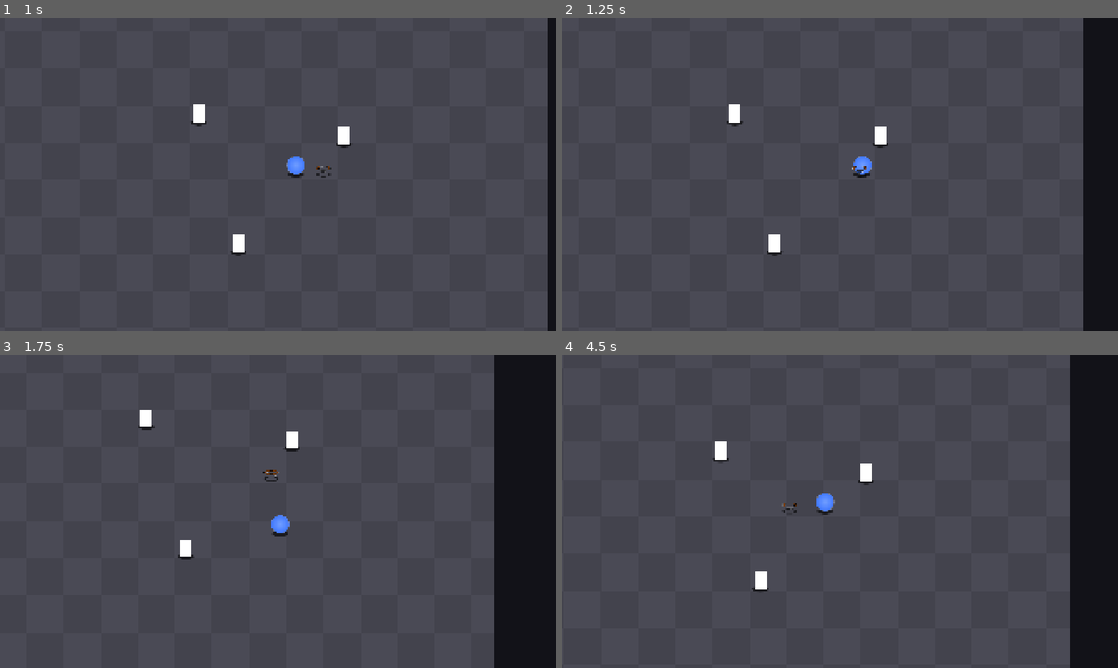
Above: before the commit, frames 1-4 (two rows, left to right).
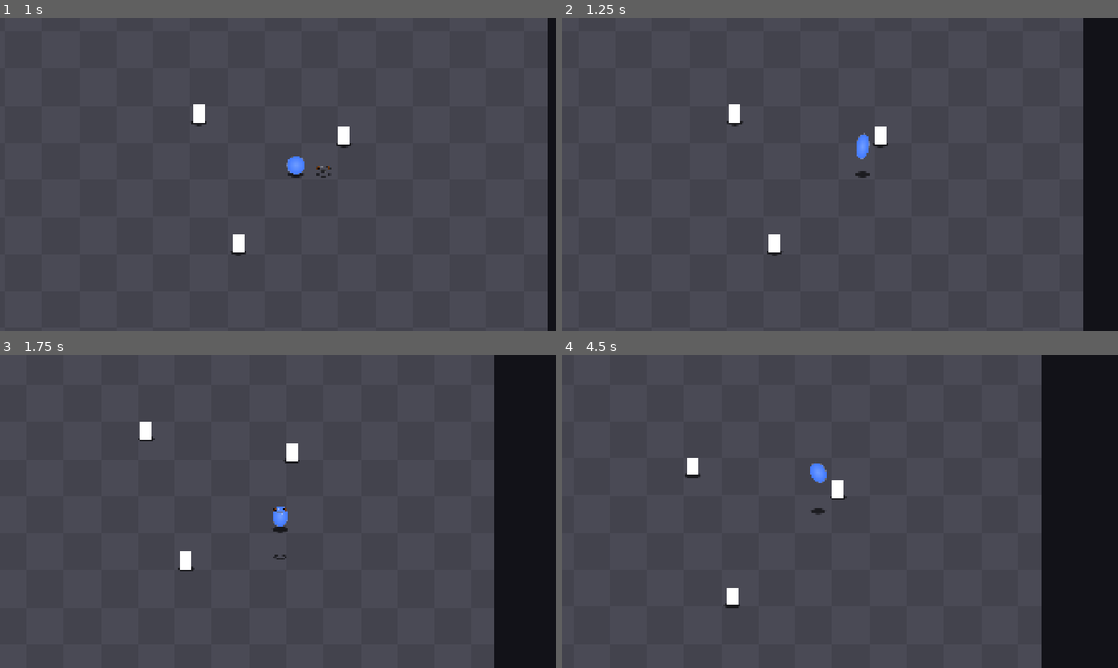
Above: after the commit, the same moments.

Repository: Lucarni-Lucas/entrega-boss-lucarni-lucas
Game: Godot game, scene res://scenes/arena.tscn
The game is run twice, just before and just after one commit, with the same random seed, the same clock (stepped at 60 frames per second) and the same inputs.
Inputs:
- Up to frame 1 (1 s): tap Enter at 0.5 s; hold D (mover_derecha) from 0.53 s (still down); tap Z (boomerang) at 0.6 s
- Up to frame 2 (1.25 s): keep holding D (mover_derecha)
- Up to frame 3 (1.75 s): release D (mover_derecha) at 1.28 s; hold S (mover_abajo) from 1.28 s (still down); tap Z (boomerang) at 1.35 s
- Up to frame 4 (4.5 s): release S (mover_abajo) at 2.03 s; hold D (mover_derecha) 2.03-2.78 s; tap X (dive) at 2.1 s; tap Z (boomerang) at 2.3, 3.05, 3.8, 4.35 s; hold W (mover_arriba) 2.78-3.53 s; tap Space (ground_pound) at 2.85 s; hold A (mover_izquierda) from 3.53 s (still down); tap C (slash) at 3.6 s

Frame 1 is identical in both runs. In frame 2, 0.3% of the frame differs, in the area x 52-56%, y 36-52%; in frame 3, 0.8%; in frame 4, 6.3%, in the area x 22-92%, y 0-100%.

Commit message:
verbos boo vault y ground boo jump implementados

Diff:
--- a/entrega-boss-lucarni-lucas/scenes/boomerang/boomerang.gd
+++ b/entrega-boss-lucarni-lucas/scenes/boomerang/boomerang.gd
@@ -18,18 +18,22 @@
 var _tiempo_flotando := 0.0
 var _duenio: Player
 var _angulo := 0.0
+var _rebotes := 0
+var _armado := false
 
 @onready var _sprite := $Sprite
 @onready var _shadow := $Shadow
 @onready var _chispas: GPUParticles2D = $Sprite/Chispas
 @onready var _destello: Sprite2D = $Sprite/Destello
 @onready var _destello2: Sprite2D = $Sprite/Destello2
+@onready var _detector: Area2D = $DetectorJugador
+
 
 func _ready() -> void:
 	body_entered.connect(_on_body_entered)
 
 
-func _on_body_entered(_body: Node2D) -> void:
+func _on_body_entered(cuerpo: Node2D) -> void:
 	if _fase == Fase.IDA:
 		_cambiar_fase(Fase.FLOTANDO)
 
@@ -67,6 +71,7 @@
 
 
 func _flotar(delta: float) -> void:
+	_revisar_rebote()
 	_tiempo_flotando += delta
 	if _tiempo_flotando >= params.boomerang_duracion:
 		_cambiar_fase(Fase.VUELTA)
@@ -89,3 +94,30 @@
 func _ubicar_destello(destello: Sprite2D, angulo: float) -> void:
 	destello.position = Vector2(cos(angulo), sin(angulo) * destello_achatado) * destello_radio
 	destello.z_index = -1 if sin(angulo) < 0.0 else 1
+
+
+func _revisar_rebote() -> void:
+	var cuerpos := _detector.get_overlapping_bodies()
+	if not _armado:
+		_armado = cuerpos.is_empty()
+		return
+	for cuerpo in cuerpos:
+		if cuerpo is Player and _puede_rebotar(cuerpo):
+			_rebotar_en(cuerpo)
+			return
+
+
+func _puede_rebotar(player: Player) -> bool:
+	return Altura.rangos_se_tocan(z, z + params.boomerang_alto, player.z, player.z + params.alto_cuerpo)
+
+
+func _rebotar_en(player: Player) -> void:
+	## Desde el suelo es un salto que además devuelve el boomerang a la mano.
+	if player.esta_en_suelo():
+		player.rebotar(params.fuerza_salto)
+		queue_free()
+		return
+	player.rebotar(params.vault_fuerza)
+	_rebotes += 1
+	if _rebotes >= params.boomerang_rebotes_max:
+		_cambiar_fase(Fase.VUELTA)
--- a/entrega-boss-lucarni-lucas/scenes/boomerang/boomerang.tscn
+++ b/entrega-boss-lucarni-lucas/scenes/boomerang/boomerang.tscn
@@ -5,7 +5,10 @@
 [ext_resource type="Script" uid="uid://0ou67viw842l" path="res://scenes/player/shadow.gd" id="2_38jis"]
 
 [sub_resource type="CircleShape2D" id="CircleShape2D_38jis"]
-radius = 13.0
+radius = 1.0
+
+[sub_resource type="CircleShape2D" id="CircleShape2D_xrivr"]
+radius = 25.0
 
 [sub_resource type="Gradient" id="Gradient_7jrsh"]
 interpolation_mode = 2
@@ -74,6 +77,13 @@
 [node name="CollisionShape2D" type="CollisionShape2D" parent="." unique_id=1453083831]
 shape = SubResource("CircleShape2D_38jis")
 
+[node name="DetectorJugador" type="Area2D" parent="." unique_id=224764182]
+collision_layer = 0
+collision_mask = 2
+
+[node name="CollisionShape2D" type="CollisionShape2D" parent="DetectorJugador" unique_id=1884126964]
+shape = SubResource("CircleShape2D_xrivr")
+
 [node name="Shadow" type="Sprite2D" parent="." unique_id=586589681]
 modulate = Color(0, 0, 0, 1)
 texture = SubResource("GradientTexture2D_tave6")
--- a/entrega-boss-lucarni-lucas/scenes/player/player.gd
+++ b/entrega-boss-lucarni-lucas/scenes/player/player.gd
@@ -2,6 +2,7 @@
 class_name Player
 
 signal aterrizo
+signal reboto
 
 enum Estado { EN_SUELO, EN_AIRE, DIVE, GROUND_POUND, VAULT, THROW }
 
@@ -29,6 +30,7 @@
 	aterrizo.connect(_on_aterrizo)
 	_ground_pound.anticipo.connect(_on_anticipo_gp)
 	_ground_pound.impacto.connect(_on_impacto_gp)
+	reboto.connect(_on_reboto)
 
 
 func _physics_process(delta: float) -> void:
@@ -57,6 +59,15 @@
 
 func aplicar_impulso_vertical(fuerza: float) -> void:
 	velocidad_z = fuerza
+
+
+func rebotar(fuerza: float) -> void:
+	if verbo_activo != null:
+		verbo_activo.cancelar(self)
+		verbo_activo = null
+	escala_gravedad = 1.0
+	aplicar_impulso_vertical(fuerza)
+	reboto.emit()
 
 
 func estado_actual() -> Estado:
@@ -115,3 +126,7 @@
 
 func _on_impacto_gp(_posicion: Vector2, _altura_inicial: float) -> void:
 	_sprite.deformar(params.anim_gp_impacto_escala, params.anim_gp_impacto_ida, params.anim_gp_impacto_vuelta)
+
+
+func _on_reboto() -> void:
+	_sprite.deformar(params.anim_rebote_escala, params.anim_rebote_ida, params.anim_rebote_vuelta)
--- a/entrega-boss-lucarni-lucas/scripts/player_params.gd
+++ b/entrega-boss-lucarni-lucas/scripts/player_params.gd
@@ -16,6 +16,10 @@
 @export var anim_gp_impacto_escala := Vector2(1.6, 0.55)
 @export_range(0, 0.5, 0.01, "suffix:s") var anim_gp_impacto_ida: float = 0.05
 @export_range(0, 1.2, 0.01, "suffix:s") var anim_gp_impacto_vuelta: float = 0.3
+#BOOVAULT
+@export var anim_rebote_escala := Vector2(0.7, 1.4)
+@export_range(0, 0.5, 0.01, "suffix:s") var anim_rebote_ida: float = 0.05
+@export_range(0, 0.5, 0.01, "suffix:s") var anim_rebote_vuelta: float = 0.2
 
 @export_group("Caminar")
 @export_range(0, 1000, 10, "suffix:px/s") var velocidad: float = 420.0
@@ -66,3 +70,8 @@
 @export_range(0, 1, 0.01, "suffix:s") var throw_duracion: float = 0.15
 @export_range(0, 1, 0.05) var throw_factor_velocidad: float = 0.2
 @export_range(0, 1, 0.05) var throw_escala_gravedad: float = 0.0
+@export_range(0, 200, 5, "suffix:px") var boomerang_alto: float = 24.0
+@export var boomerang_rebotes_max: int = 1
+
+@export_group("Rebote")
+@export_range(0, 4000, 10, "suffix:px/s") var vault_fuerza: float = 1300.0
